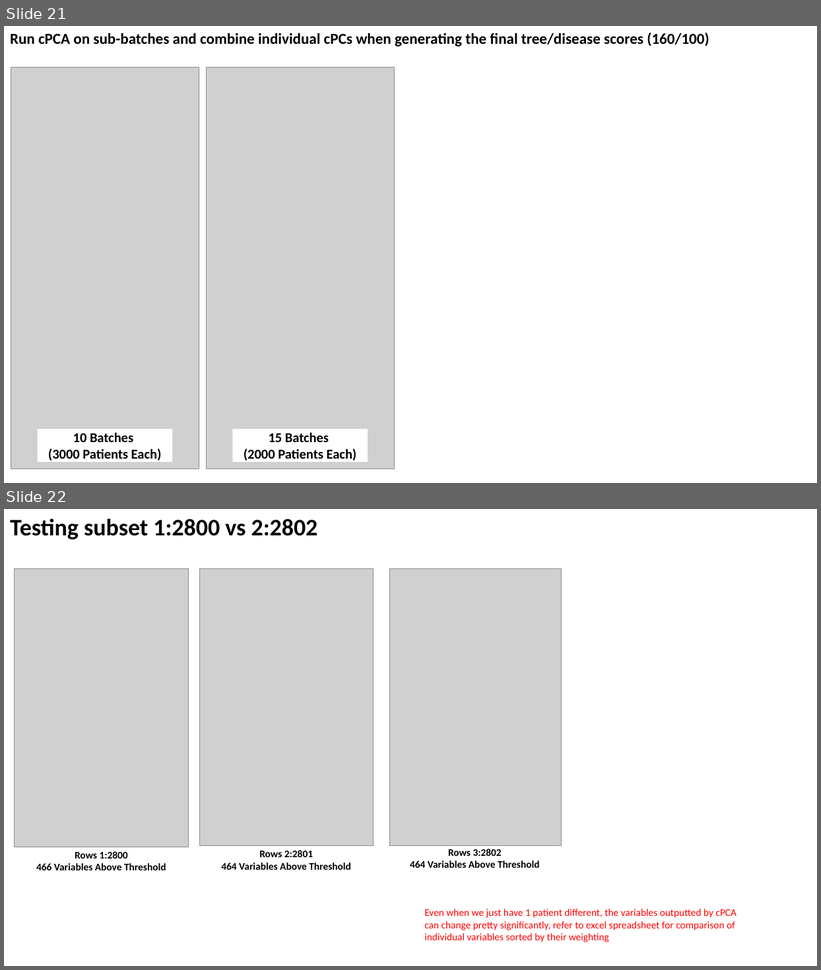
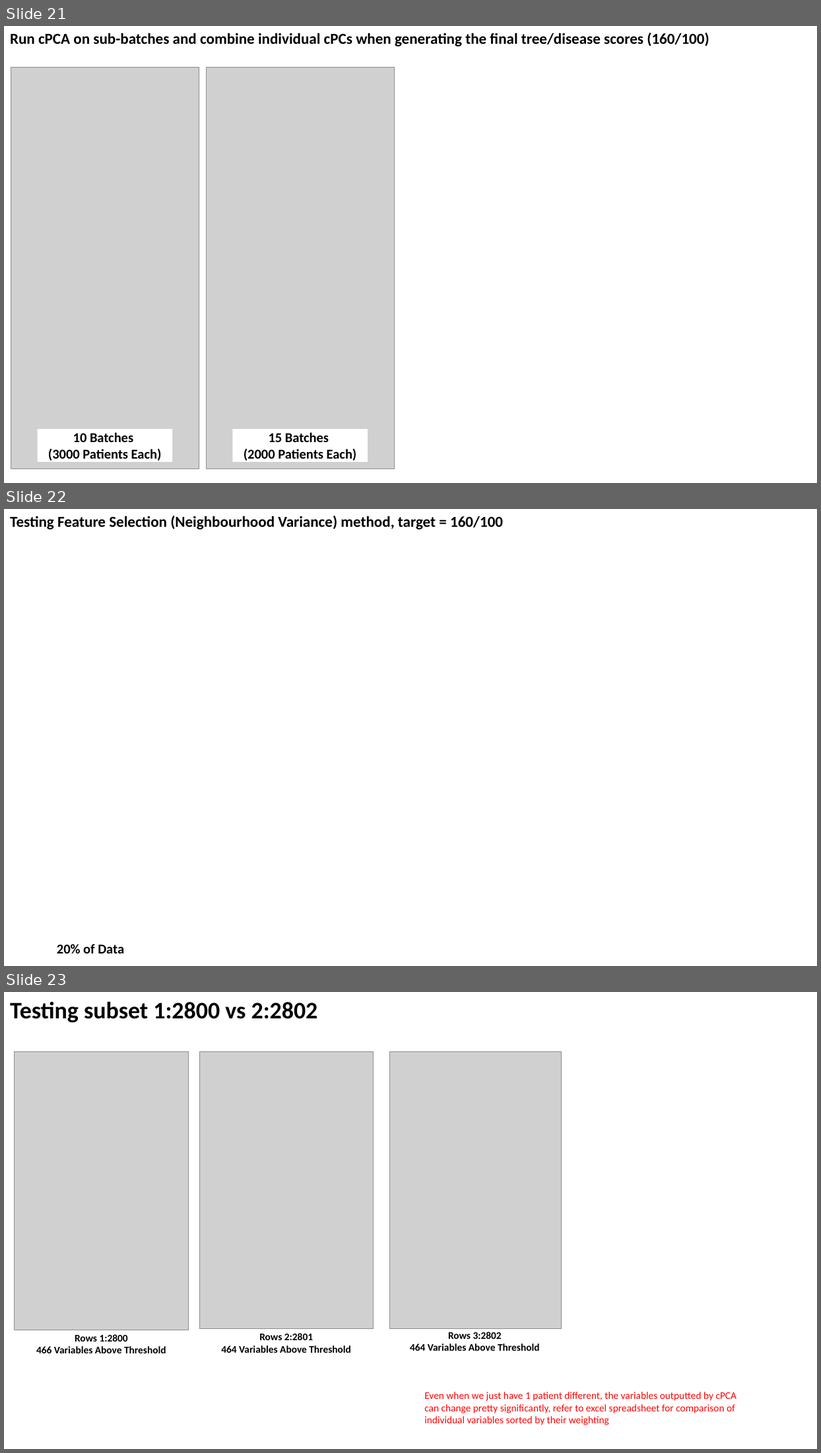
Before and after one commit to zhaohanxiong/OxfordCVM, a slide deck: job_results.pptx. Shown one above the other, each under a label of ours: slides 21 and 22 before the commit, slides 21, 22 and 23 after it. The pictures are 821x970 and 821x1453 pixels, drawn with LibreOffice and Linux fonts; fonts in the diff are those of the drawing; grey boxes stand for pictures. Boxes give left, top, right and bottom in pixels: in the first picture for what was removed or moved away, otherwise in the second. Text is boxed around its words. In the diff, an @@ line names an element or a change of style, - is before the commit and + after.

```diff
--- a/job_results.pptx
+++ b/job_results.pptx
@@ slide 22 added at [4,509,817,966], background #FFFFFF @@
@@ text added at [10,516,503,529], 18 pt, text #000000, bold @@
+Testing Feature Selection (Neighbourhood Variance) method, target = 160/100
@@ text added at [57,944,124,954], 16 pt, text #000000, bold @@
+20% of Data
@@ what was slide 22 is now slide 23 @@
```
Also in this commit, not shown: 1 slide changed.
